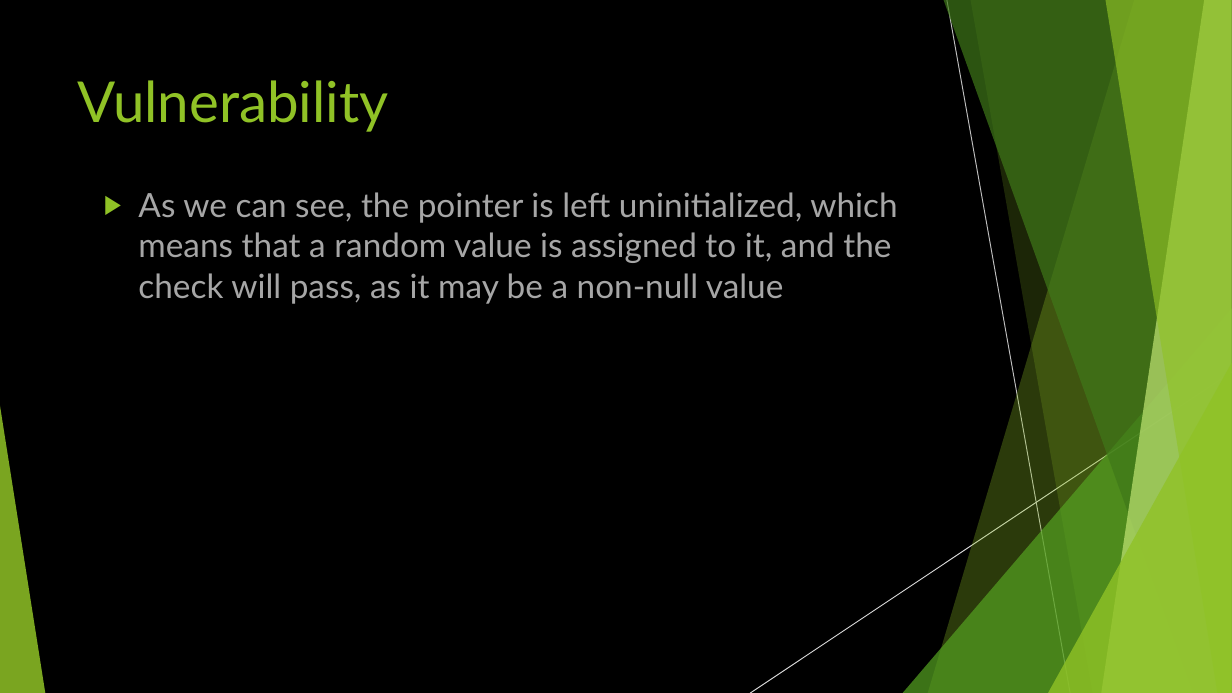
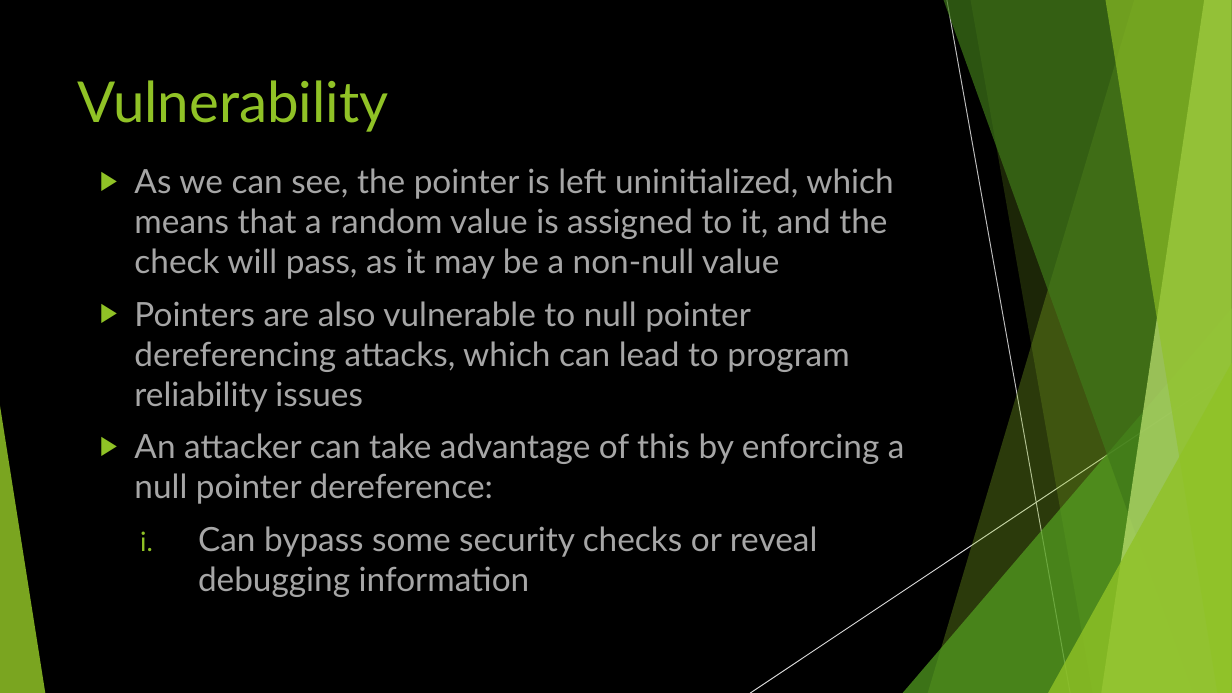
Before and after one commit to raamishkhan99/cpp-security-risks, a slide deck: slide 13 of 3 SECURITY RISKS OF C++ - Raamish Khan (3).pptx. Drawn at 1232x693 pixels with LibreOffice and Linux fonts; fonts in the diff are those of the drawing. Boxes give left, top, right and bottom in pixels: in the first picture for what was removed or moved away, otherwise in the second. Text is boxed around its words. In the diff, an @@ line names an element or a change of style, - is before the commit and + after.

```diff
--- a/3 SECURITY RISKS OF C++ - Raamish Khan (3).pptx
+++ b/3 SECURITY RISKS OF C++ - Raamish Khan (3).pptx
@@ text "As we can see, the ...": place and size @@
-text "As we can see, the ..." at (138, 192, 897, 304)
+text "As we can see, the ..." at (134, 168, 905, 557)
@@ text at (134, 301, 905, 557): paragraphs added @@
+▶ Pointers are also vulnerable to null pointer dereferencing attacks, which can lead to program reliability issues
+▶ An attacker can take advantage of this by enforcing a null pointer dereference:
+  i. Can bypass some security checks or reveal debugging information
```
Also in this commit, not shown: 1 other slide changed.
